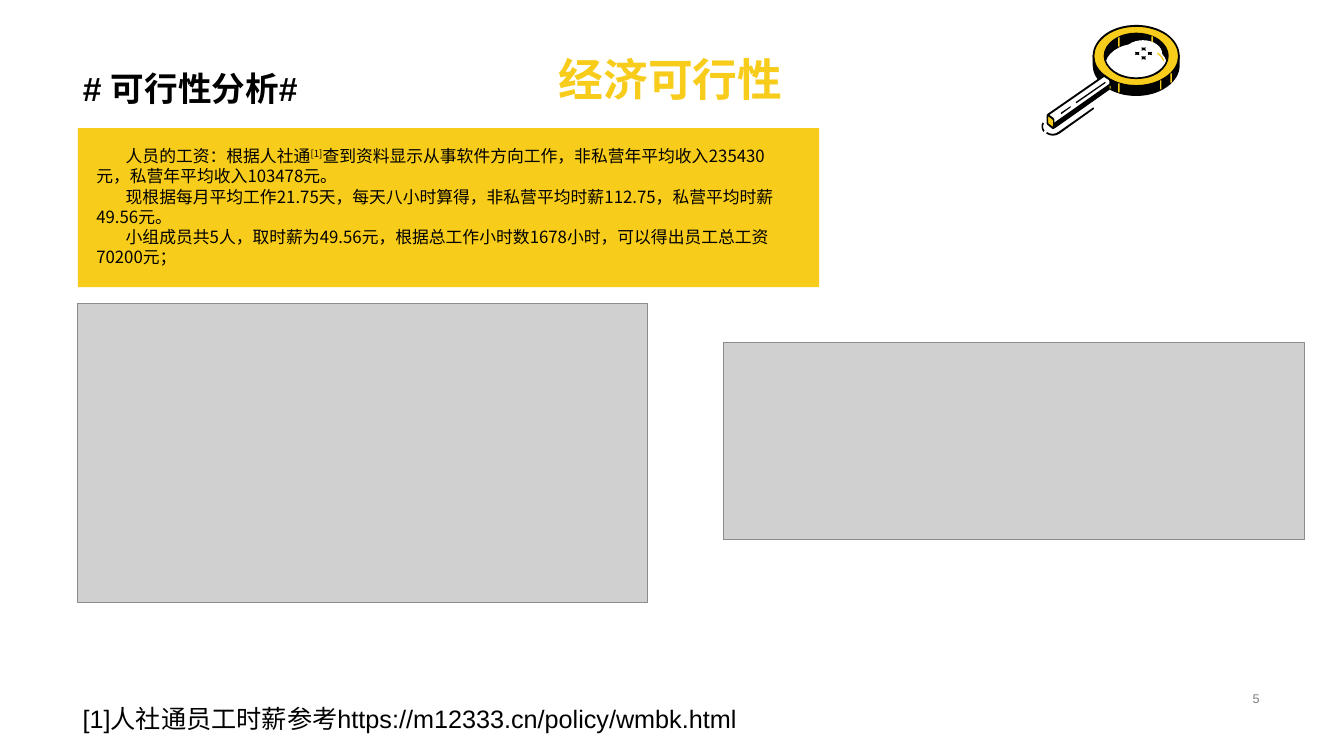
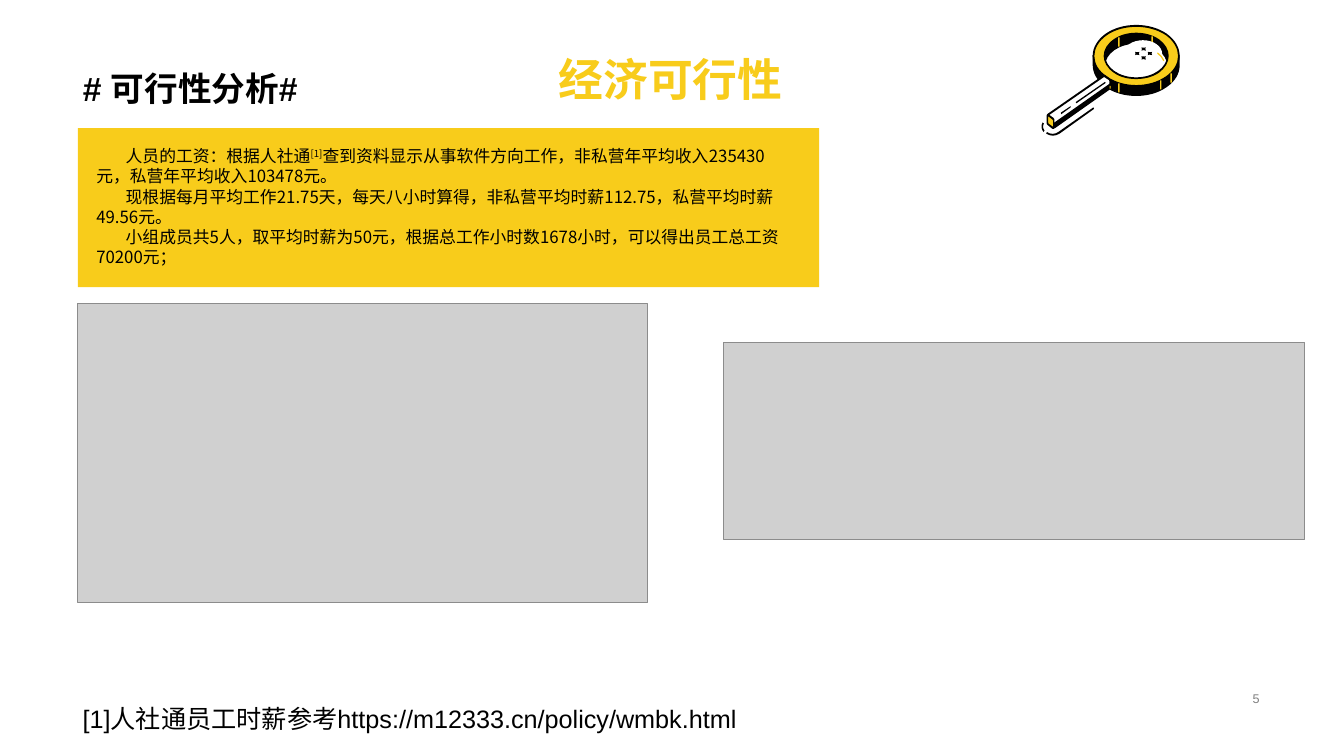
Before and after one commit to letmeyou/SRA2023-G20, a slide deck: slide 16 of 项目计划/项目工程计划V0.1.2.pptx. Drawn at 1344x756 pixels with LibreOffice and Linux fonts; fonts in the diff are those of the drawing; grey boxes stand for pictures. Boxes give left, top, right and bottom in pixels: in the first picture for what was removed or moved away, otherwise in the second. Text is boxed around its words. In the diff, an @@ line names an element or a change of style, - is before the commit and + after.

```diff
--- a/项目计划/项目工程计划V0.1.2.pptx
+++ b/项目计划/项目工程计划V0.1.2.pptx
@@ text at bbox=[96, 229, 779, 266]: text changed @@
-小组成员共5人，取时薪为49.56元，根据总工作小时数1678小时，可以得出员工总工资70200元；
+小组成员共5人，取平均时薪为50元，根据总工作小时数1678小时，可以得出员工总工资70200元；
```
Also in this commit, not shown: 4 other slides changed, 5 other files.
